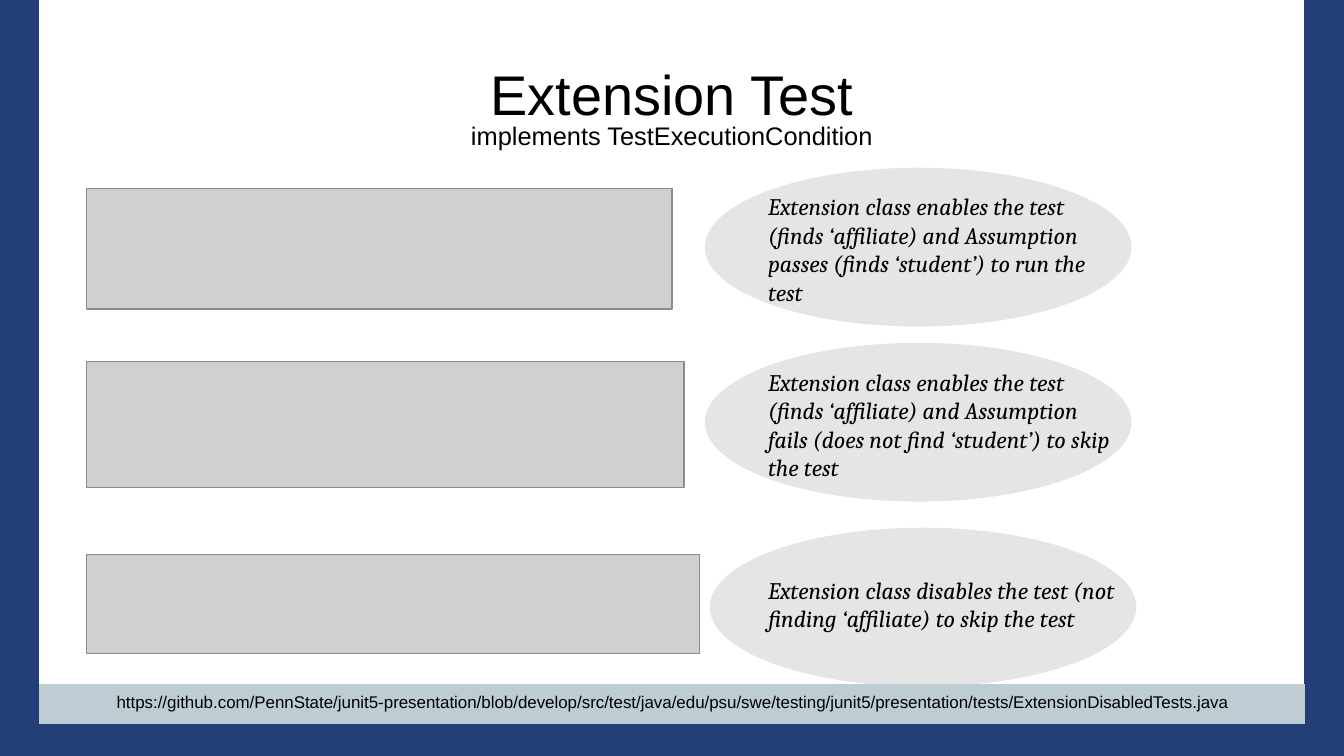
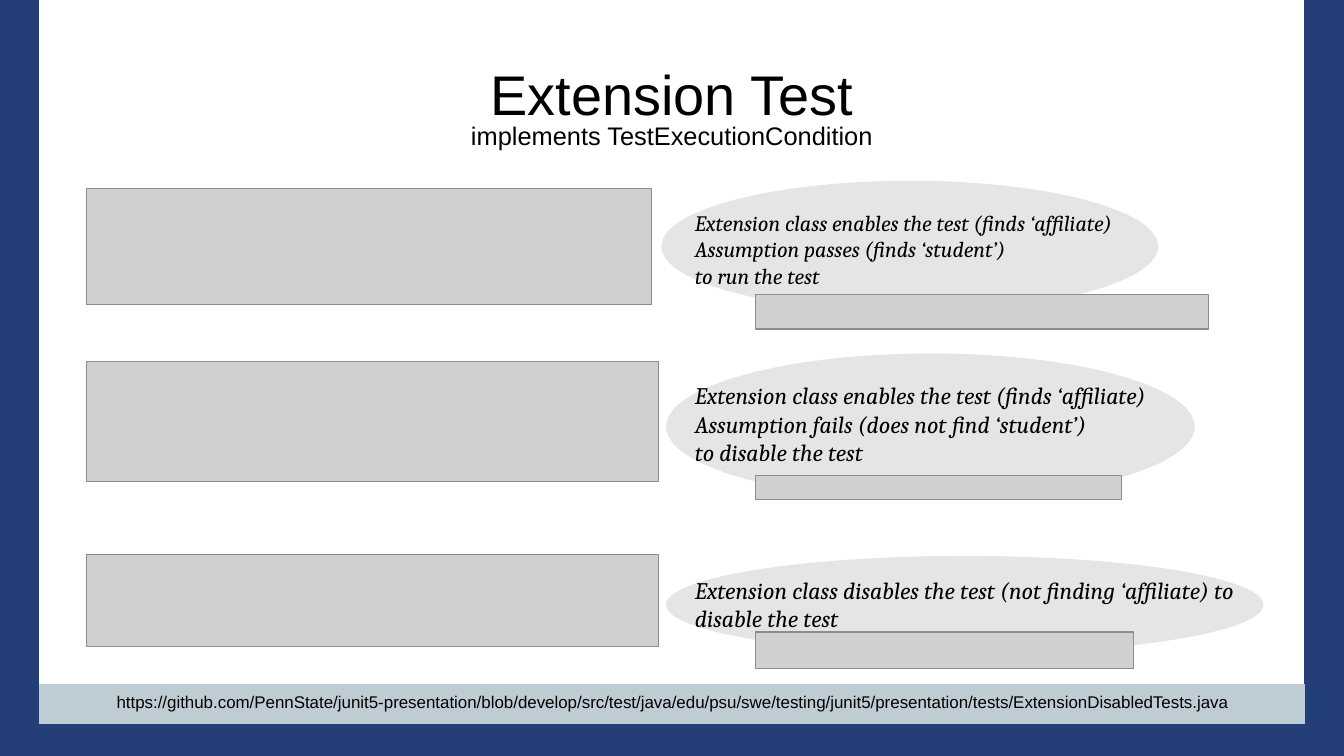
Before and after one commit to PennState/junit5-presentation, a slide deck: slide 48 of src/site/presentation/Junit5_Presentation_JavaOne_2016.odp (slide 45 before the commit). Drawn at 1344x756 pixels with LibreOffice and Linux fonts; fonts in the diff are those of the drawing; grey boxes stand for pictures; background and template pictures are left out. Boxes give left, top, right and bottom in pixels: in the first picture for what was removed or moved away, otherwise in the second. Text is boxed around its words. In the diff, an @@ line names an element or a change of style, - is before the commit and + after.

```diff
--- a/src/site/presentation/Junit5_Presentation_JavaOne_2016.odp
+++ b/src/site/presentation/Junit5_Presentation_JavaOne_2016.odp
@@ picture: place and size @@
-picture at bbox=[87, 189, 672, 310]
+picture at bbox=[87, 189, 651, 305]
@@ ellipse: place and size @@
-ellipse at bbox=[705, 168, 1132, 327]
+ellipse at bbox=[661, 181, 1159, 312]
@@ title at bbox=[695, 215, 1112, 284]: text changed; size 14 to 13 pt @@
-Extension class enables the test (finds ‘affiliate) and Assumption passes (finds ‘student’) to run the test
+Extension class enables the test (finds ‘affiliate) Assumption passes (finds ‘student’)
+to run the test
@@ picture added at bbox=[756, 295, 1210, 329] @@
@@ ellipse: place and size @@
-ellipse at bbox=[705, 343, 1132, 501]
+ellipse at bbox=[666, 354, 1195, 500]
@@ picture: place and size @@
-picture at bbox=[87, 362, 684, 488]
+picture at bbox=[87, 362, 659, 483]
@@ title at bbox=[695, 387, 1146, 461]: text changed @@
-Extension class enables the test (finds ‘affiliate) and Assumption fails (does not find ‘student’) to skip the test
+Extension class enables the test (finds ‘affiliate) Assumption fails (does not find ‘student’)
+to disable the test
@@ picture added at bbox=[756, 476, 1122, 500] @@
@@ picture: place and size @@
-picture at bbox=[87, 555, 700, 654]
+picture at bbox=[87, 555, 659, 646]
@@ ellipse: place and size @@
-ellipse at bbox=[710, 528, 1137, 687]
+ellipse at bbox=[666, 556, 1264, 654]
@@ title at bbox=[695, 582, 1233, 633]: text changed @@
-Extension class disables the test (not finding ‘affiliate) to skip the test
+Extension class disables the test (not finding ‘affiliate) to disable the test
@@ picture added at bbox=[756, 632, 1134, 668] @@
```
Also in this commit, not shown: 4 other slides changed.
